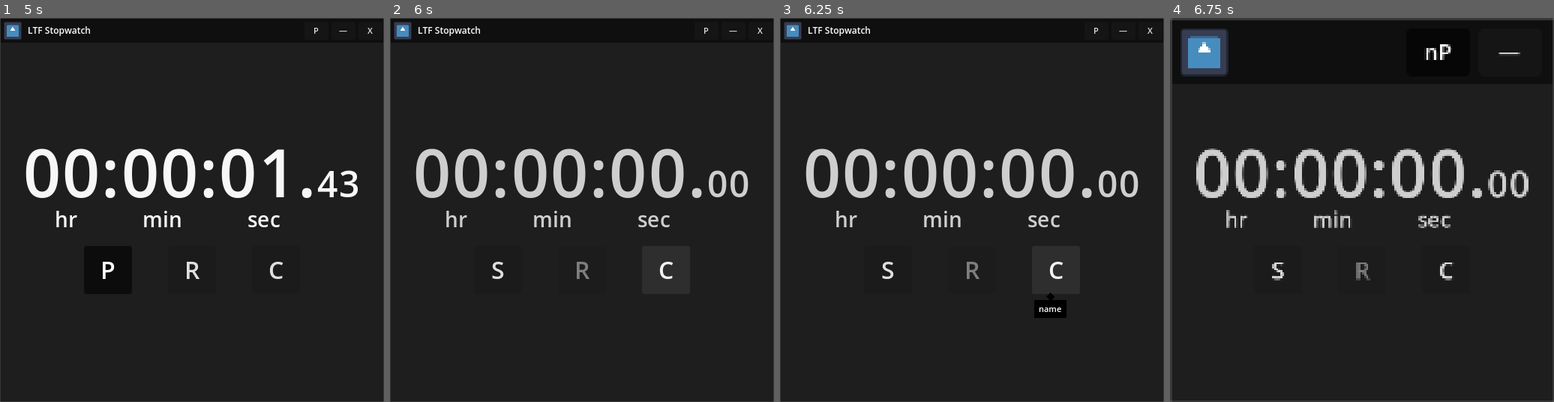
Above: before the commit, frames 1-4 (left to right).
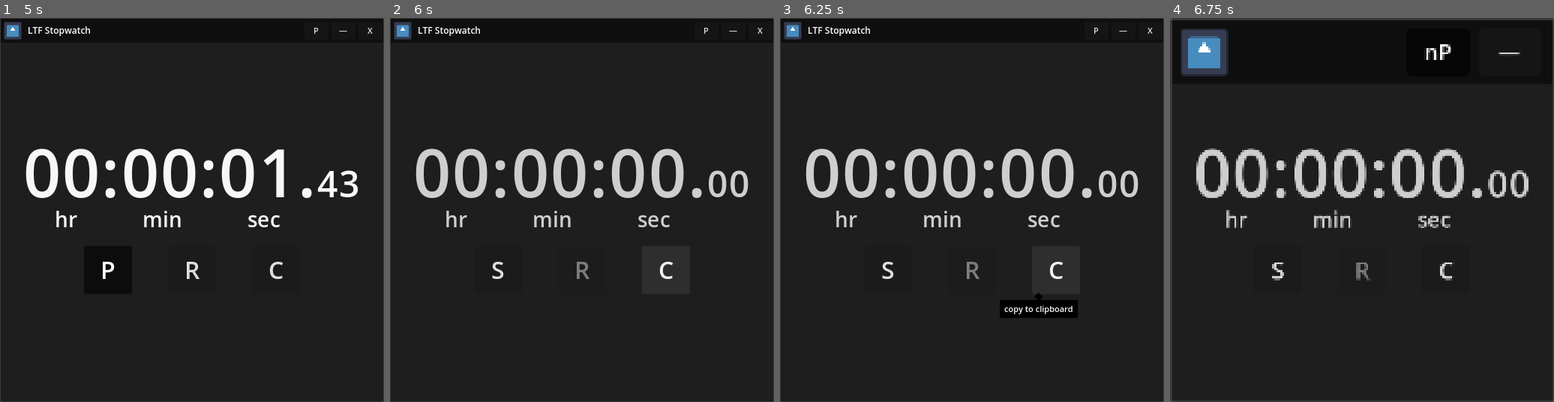
Above: after the commit, the same moments.

Repository: LiteFeather1/ltf-stopwatch
Game: Godot game, scene res://main.tscn
The game is run twice, just before and just after one commit, with the same random seed, the same clock (stepped at 60 frames per second) and the same inputs. The engine's default icon, where the game draws it, is replaced by a stand-in: a white triangle on a blue panel in a dark square.
Inputs:
- Up to frame 1 (5 s): click "P" at 0.5 s; click "nP" at 1.25 s; click "—" at 2 s; click "S" at 2.75 s; click "P" at 3.5 s; click "C" at 4.25 s
- Up to frame 2 (6 s): click "R" at 5 s; click "C" at 5.75 s
- Up to frame 3 (6.25 s): no input
- Up to frame 4 (6.75 s): click "P" at 6.5 s

Frames 1-2 are identical in both runs. In frame 3, 0.7% of the frame differs, in the area x 57-78%, y 71-79%; in frame 4, nothing differs.

Commit message:
Fixed the naming of popups

Diff:
--- a/scenes/stopwatch_ui.tscn
+++ b/scenes/stopwatch_ui.tscn
@@ -41,7 +41,7 @@
 disabled = true
 text = "R"
 script = ExtResource("3_wkdtx")
-pop_up_name = "reset"
+_pop_up_name = "reset"
 
 [node name="b_clipboard" type="Button" parent="HBoxContainer"]
 unique_name_in_owner = true
@@ -50,4 +50,4 @@
 focus_mode = 0
 text = "C"
 script = ExtResource("3_wkdtx")
-pop_up_name = "copy to clipboard"
+_pop_up_name = "copy to clipboard"
